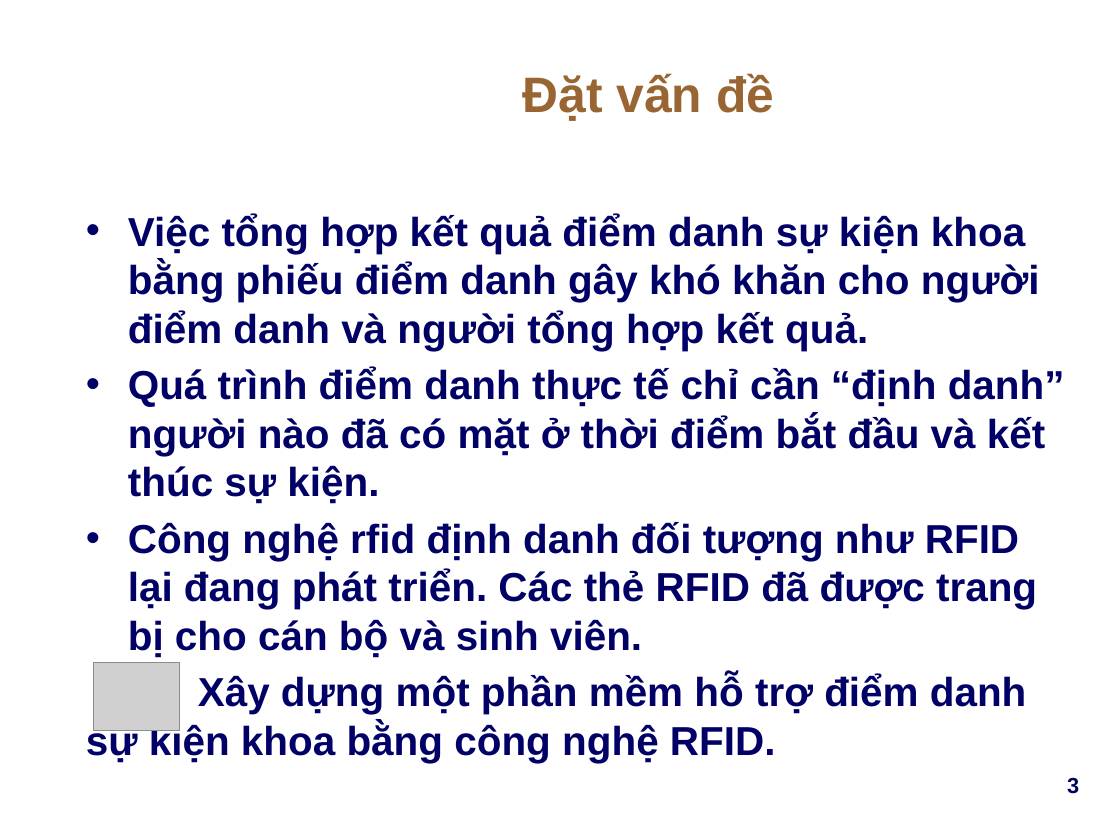
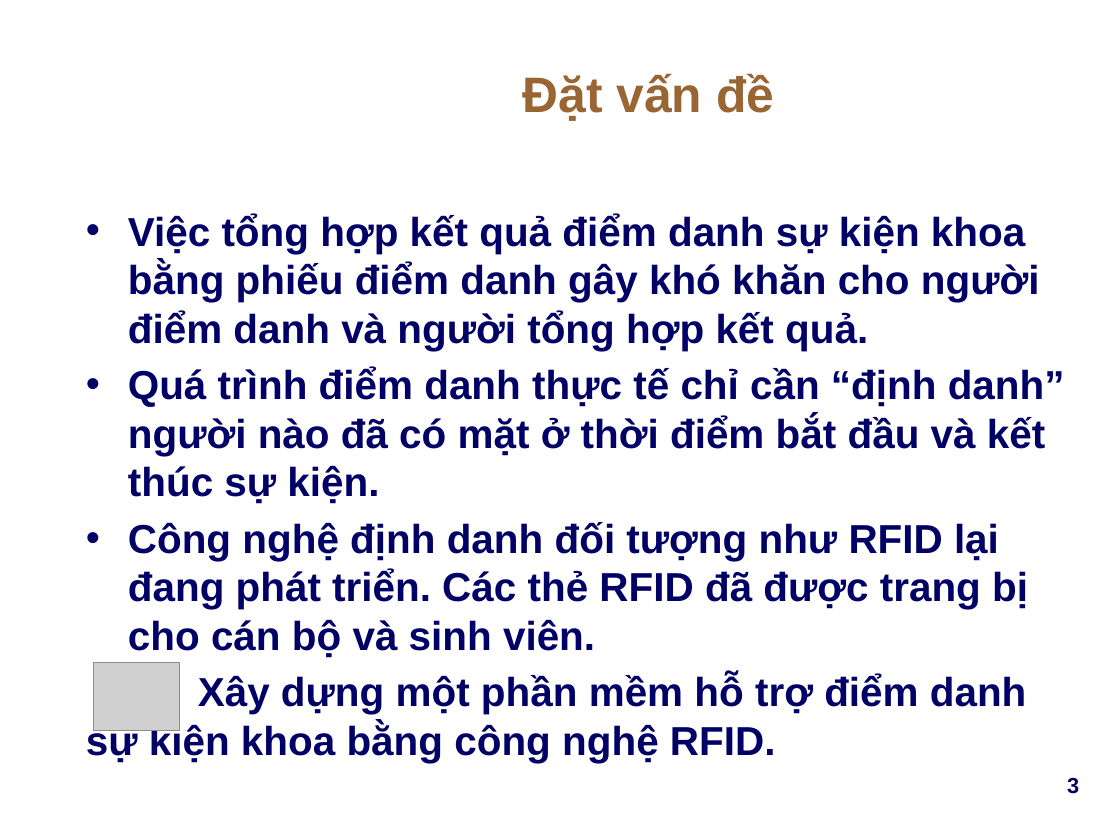
Before and after one commit to Webdien123/diem_danh_rfid, a slide deck: slide 3 of Docs/Report/DD_RFID_FinalReport_v1.0.1.pptx. Drawn at 1120x840 pixels with LibreOffice and Linux fonts; fonts in the diff are those of the drawing; grey boxes stand for pictures; background and template pictures are left out. Boxes give left, top, right and bottom in pixels: in the first picture for what was removed or moved away, otherwise in the second. Text is boxed around its words. In the diff, an @@ line names an element or a change of style, - is before the commit and + after.

```diff
--- a/Docs/Report/DD_RFID_FinalReport_v1.0.1.pptx
+++ b/Docs/Report/DD_RFID_FinalReport_v1.0.1.pptx
@@ text at bbox=[128, 522, 1028, 658]: text changed @@
-• Công nghệ rfid định danh đối tượng như RFID lại đang phát triển. Các thẻ RFID đã được trang bị cho cán bộ và sinh viên.
+• Công nghệ định danh đối tượng như RFID lại đang phát triển. Các thẻ RFID đã được trang bị cho cán bộ và sinh viên.
```
Also in this commit, not shown: 9 other files.
